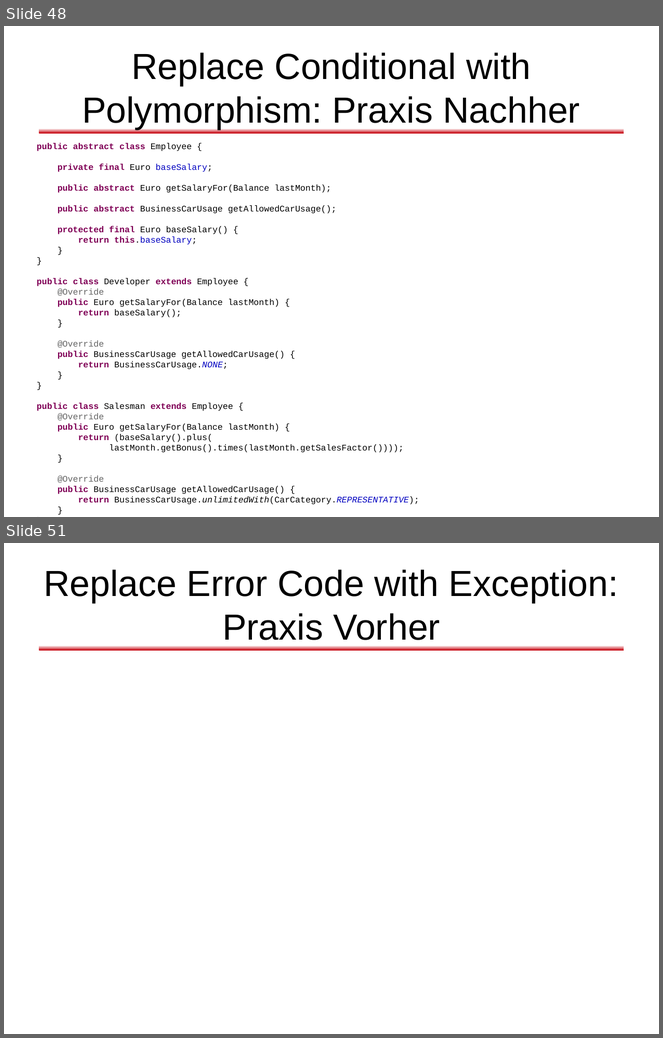
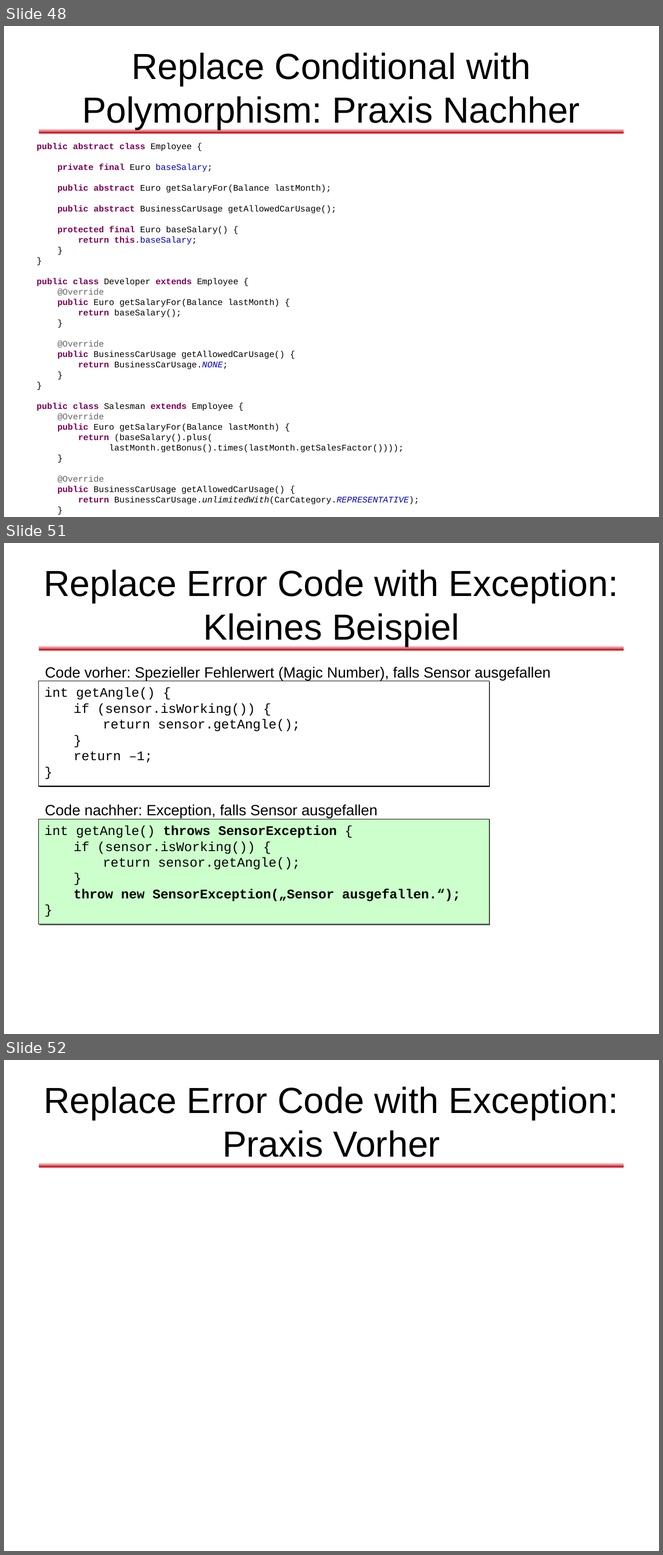
Before and after one commit to dlindner/vorlesung-se2-dhbw, a slide deck: added_2010/Refactoring (2010).odp. Shown one above the other, each under a label of ours: slides 48 and 51 before the commit, slides 48, 51 and 52 after it; the slides between them are not shown. The pictures are 663x1038 and 663x1555 pixels, drawn with LibreOffice and Linux fonts; fonts in the diff are those of the drawing; background and template pictures are left out. Boxes give left, top, right and bottom in pixels: in the first picture for what was removed or moved away, otherwise in the second. Text is boxed around its words. In the diff, an @@ line names an element or a change of style, - is before the commit and + after.

```diff
--- a/added_2010/Refactoring (2010).odp
+++ b/added_2010/Refactoring (2010).odp
@@ slide 51 added at [4, 543, 659, 1034], background #FFFFFF; not listed: 1 template element that a slide beside it also shows @@
@@ title added at [44, 570, 619, 646], 44 pt, text #000000 @@
+Replace Error Code with Exception: Kleines Beispiel
@@ text added at [45, 667, 551, 680], 18 pt, text #000000 @@
+Code vorher: Spezieller Fehlerwert (Magic Number), falls Sensor ausgefallen
@@ rectangle added at [38, 681, 489, 786], fill #FFFFFF, outline #000000 0.74 pt, 16 pt, text #000000 @@
+int getAngle() {
+if (sensor.isWorking()) {
+return sensor.getAngle();
+}
+return –1;
+}
@@ text added at [45, 805, 377, 819], 18 pt, text #000000 @@
+Code nachher: Exception, falls Sensor ausgefallen
@@ rectangle added at [38, 820, 489, 925], fill #CCFFCC, outline #000000 0.74 pt, 16 pt, text #000000, bold @@
+int getAngle() throws SensorException {
+if (sensor.isWorking()) {
+return sensor.getAngle();
+}
+throw new SensorException(„Sensor ausgefallen.“);
+}
@@ what was slide 51 is now slide 52 @@
```
Also in this commit, not shown: 4 slides changed, 4 other slides added, 3 slides removed.
